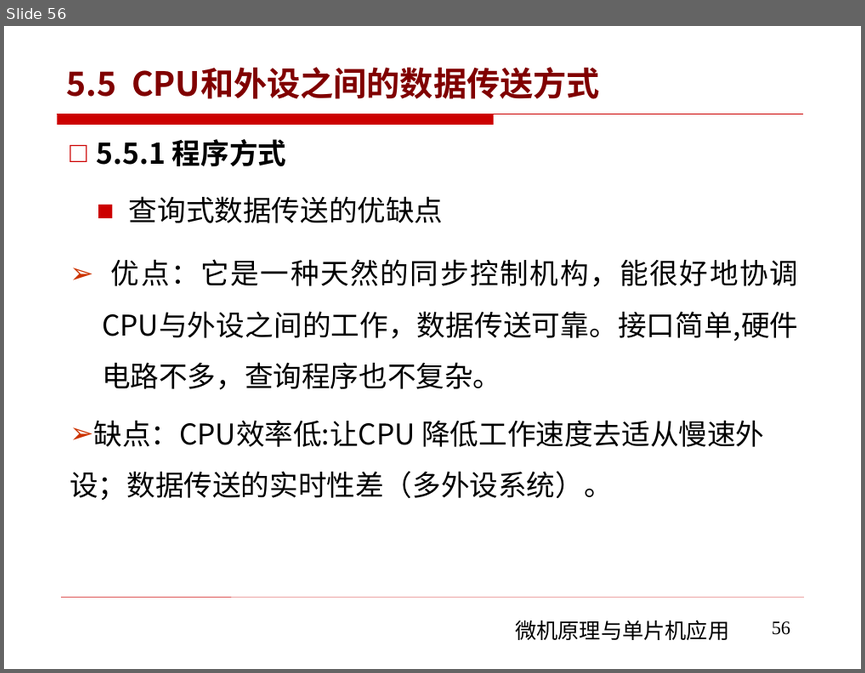
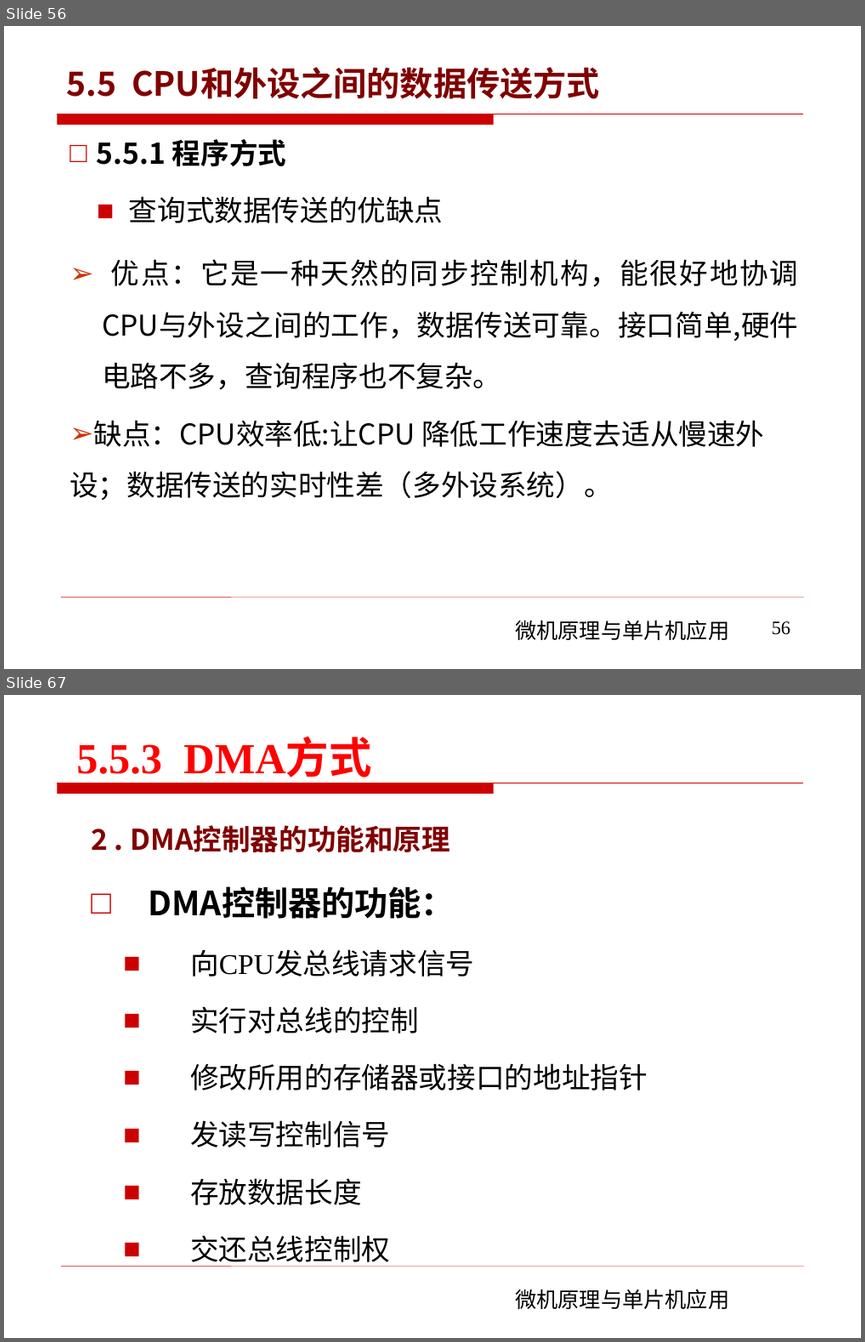
Before and after one commit to rshouc/Microcomputer, a slide deck: PPT/The Principle of Microcomputer/第五章 微机原理（微机和外设的数据传输) .pptx. Shown one above the other, each under a label of ours: slide 56 before the commit, slides 56 and 67 after it; the slides between them are not shown. The pictures are 865x673 and 865x1342 pixels, drawn with LibreOffice and Linux fonts; fonts in the diff are those of the drawing; background and template pictures are left out. Boxes give left, top, right and bottom in pixels: in the first picture for what was removed or moved away, otherwise in the second. Text is boxed around its words. In the diff, an @@ line names an element or a change of style, - is before the commit and + after.

```diff
--- a/PPT/The Principle of Microcomputer/第五章 微机原理（微机和外设的数据传输) .pptx
+++ b/PPT/The Principle of Microcomputer/第五章 微机原理（微机和外设的数据传输) .pptx
@@ slide 67 added at (4, 695, 861, 1338), background #FFFFFF; not listed: 3 template elements that a slide beside it also shows @@
@@ text added at (76, 739, 371, 777), 36 pt, text #FF0000, bold @@
+5.5.3 DMA方式
@@ text added at (91, 825, 647, 1266), 24 pt, text #000000 @@
+2 . DMA控制器的功能和原理
+□ DMA控制器的功能：
+  ■ 向CPU发总线请求信号
+  ■ 实行对总线的控制
+  ■ 修改所用的存储器或接口的地址指针
+  ■ 发读写控制信号
+  ■ 存放数据长度
+  ■ 交还总线控制权
```
Also in this commit, not shown: 25 other slides added.
